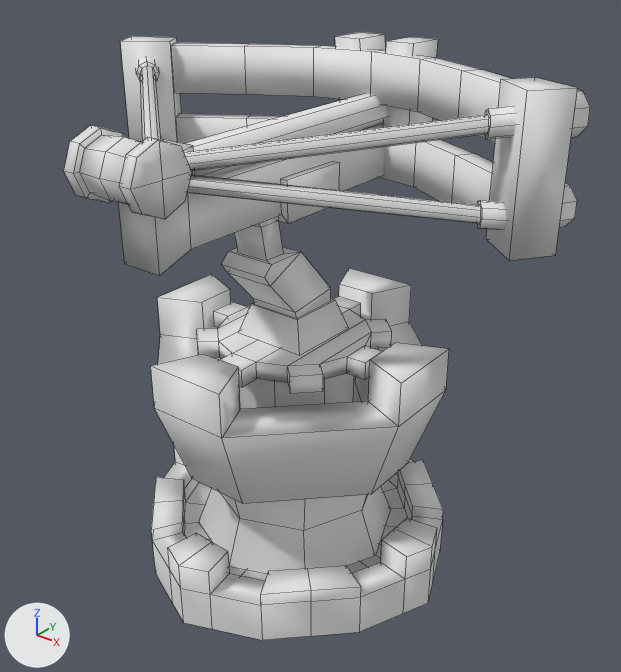
A saved change to the FBX model Assets/__Workspaces/Calvin/Props/Defenses/Final/Arbalette_low.fbx.
One viewpoint serves both versions: a 50 mm lens placed at (1.231, -1.473, 1.542), pointed at (0.038, 0.017, 0.618). The lights are fixed; the arrows at lower left show +X, +Y and +Z. Mesh edges are drawn as thin lines. Where no turn or scale is listed for an object, it has been applied to the vertices.

The first picture shows 'Arbalette_Base', 'Arbalette_Rotation'.
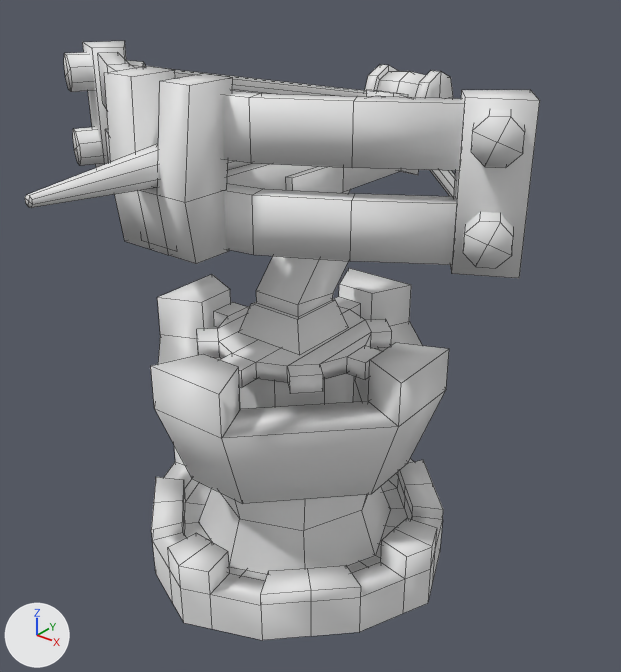
Where the change shows, as pixel boxes (x1, y1, x2, y2) in the pictures (621 x 672 px; the box of a moved part takes in the faces that stretch with it):
'Arbalette_Rotation', reshaped
    before: (64, 32, 590, 394)
    after: (25, 41, 540, 394)
part 1 of me_cylinder_032, moved or reshaped
    before: (177, 113, 493, 205)
    after: (106, 129, 456, 265)
part 2 of me_cylinder_032, moved or reshaped
    before: (172, 43, 511, 143)
    after: (98, 53, 464, 171)
part 3 of me_cylinder_032, moved or reshaped
    before: (118, 123, 390, 276)
    after: (150, 163, 419, 192)
part 4 of me_cylinder_032, moved or reshaped
    before: (486, 77, 577, 260)
    after: (450, 90, 540, 278)
part 5 of me_cylinder_032, moved or reshaped
    before: (120, 36, 181, 142)
    after: (83, 41, 126, 168)
part 6 of me_cylinder_032, moved or reshaped
    before: (335, 32, 438, 126)
    after: (104, 66, 233, 264)
part 7 of me_cylinder_032, moved or reshaped
    before: (163, 139, 195, 175)
    after: (367, 90, 408, 97)
part 8 of me_cylinder_032, moved or reshaped
    before: (278, 161, 340, 223)
    after: (286, 166, 344, 193)
part 9 of me_cylinder_032, moved or reshaped
    before: (64, 125, 192, 219)
    after: (365, 65, 453, 98)
part 10 of me_cylinder_032, moved or reshaped
    before: (187, 175, 506, 230)
    after: (430, 170, 455, 197)
part 11 of me_cylinder_032, moved or reshaped (not visible afterwards)
    before: (184, 106, 516, 171)
part 12 of me_cylinder_032, moved or reshaped
    before: (136, 57, 161, 140)
    after: (126, 60, 367, 97)
part 13 of me_cylinder_032, moved or reshaped
    before: (559, 183, 577, 227)
    after: (463, 212, 513, 268)
part 14 of me_cylinder_032, moved or reshaped (not visible before)
    after: (73, 127, 102, 166)
part 15 of me_cylinder_032, moved or reshaped
    before: (571, 90, 590, 137)
    after: (471, 110, 525, 168)
part 16 of me_cylinder_032, moved or reshaped (not visible before)
    after: (64, 52, 94, 92)
part 17 of me_cylinder_032, moved or reshaped
    before: (185, 94, 387, 177)
    after: (25, 96, 380, 208)
part 18 of me_cylinder_032, moved or reshaped
    before: (221, 216, 335, 320)
    after: (252, 190, 350, 320)

What changed in the scene script:
```text
Change me_cylinder_032:
    used by ob_arbalette_rotation; location = (0.0, 0.0, 0.0)
    remove me_cylinder_032.from_pydata(...)  # 516 vertices, 447 faces; spans x -0.615..0.615, y -0.543..0.684, z 0.586..1.282
    add me_cylinder_032.from_pydata(...)  # 516 vertices, 447 faces; spans x -0.615..0.615, y -0.684..0.543, z 0.586..1.282
    me_cylinder_032 part 1: the loose piece of 28 vertices spanning x -0.494..0.494, y 0.086..0.347, z 0.958..1.076 is turned 180 degrees about the z axis through the mesh origin
    me_cylinder_032 part 2: the loose piece of 28 vertices spanning x -0.494..0.494, y 0.086..0.347, z 1.137..1.255 is turned 180 degrees about the z axis through the mesh origin
    me_cylinder_032 part 3: the loose piece of 12 vertices spanning x -0.051..0.051, y -0.458..0.41, z 0.929..1.082 is turned 180 degrees about the z axis through the mesh origin
    me_cylinder_032 part 4: the loose piece of 8 vertices spanning x 0.457..0.608, y -0.007..0.135, z 0.945..1.267 is mirrored in y about the mesh origin
    me_cylinder_032 part 5: the loose piece of 8 vertices spanning x -0.608..-0.457, y -0.007..0.135, z 0.945..1.267 is mirrored in y about the mesh origin
    me_cylinder_032 part 6: the loose piece of 24 vertices spanning x -0.114..0.114, y 0.303..0.429, z 0.952..1.282 is turned 180 degrees about the z axis through the mesh origin
    me_cylinder_032 part 7: the loose piece of 8 vertices spanning x -0.04..0.04, y -0.408..-0.341, z 1.075..1.156 is turned 180 degrees about the z axis through the mesh origin
    me_cylinder_032 part 8: the loose piece of 16 vertices spanning x -0.069..0.069, y -0.1..0.084, z 0.944..1.042 is turned 180 degrees about the z axis through the mesh origin
    me_cylinder_032 part 9: the loose piece of 58 vertices spanning x -0.092..0.092, y -0.543..-0.399, z 1.053..1.198 is turned 180 degrees about the z axis through the mesh origin
    me_cylinder_032 part 10: the loose piece of 33 vertices spanning x 0.02..0.53, y -0.395..0.063, z 0.986..1.109 is mirrored in y about the mesh origin
    me_cylinder_032 part 11: the loose piece of 33 vertices spanning x 0.02..0.53, y -0.395..0.063, z 1.11..1.229 is mirrored in y about the mesh origin
    me_cylinder_032 part 12: the loose piece of 33 vertices spanning x -0.53..-0.02, y -0.395..0.063, z 1.11..1.229 is mirrored in y about the mesh origin
    me_cylinder_032 part 13: the loose piece of 17 vertices spanning x 0.497..0.615, y 0.054..0.175, z 0.982..1.067 is mirrored in y about the mesh origin
    me_cylinder_032 part 14: the loose piece of 17 vertices spanning x -0.615..-0.497, y 0.054..0.175, z 0.982..1.067 is mirrored in y about the mesh origin
    me_cylinder_032 part 15: the loose piece of 17 vertices spanning x 0.497..0.615, y 0.054..0.175, z 1.163..1.249 is mirrored in y about the mesh origin
    me_cylinder_032 part 16: the loose piece of 17 vertices spanning x -0.615..-0.497, y 0.054..0.175, z 1.163..1.249 is mirrored in y about the mesh origin
    me_cylinder_032 part 17: the loose piece of 26 vertices spanning x -0.037..0.037, y -0.345..0.684, z 1.07..1.157 is turned 180 degrees about the z axis through the mesh origin
    me_cylinder_032 part 18: 28 vertices removed from x -0.065..0.065, y -0.175..0.062, z 0.705..0.963; 28 vertices added at x -0.065..0.065, y -0.062..0.175, z 0.705..0.963
```
